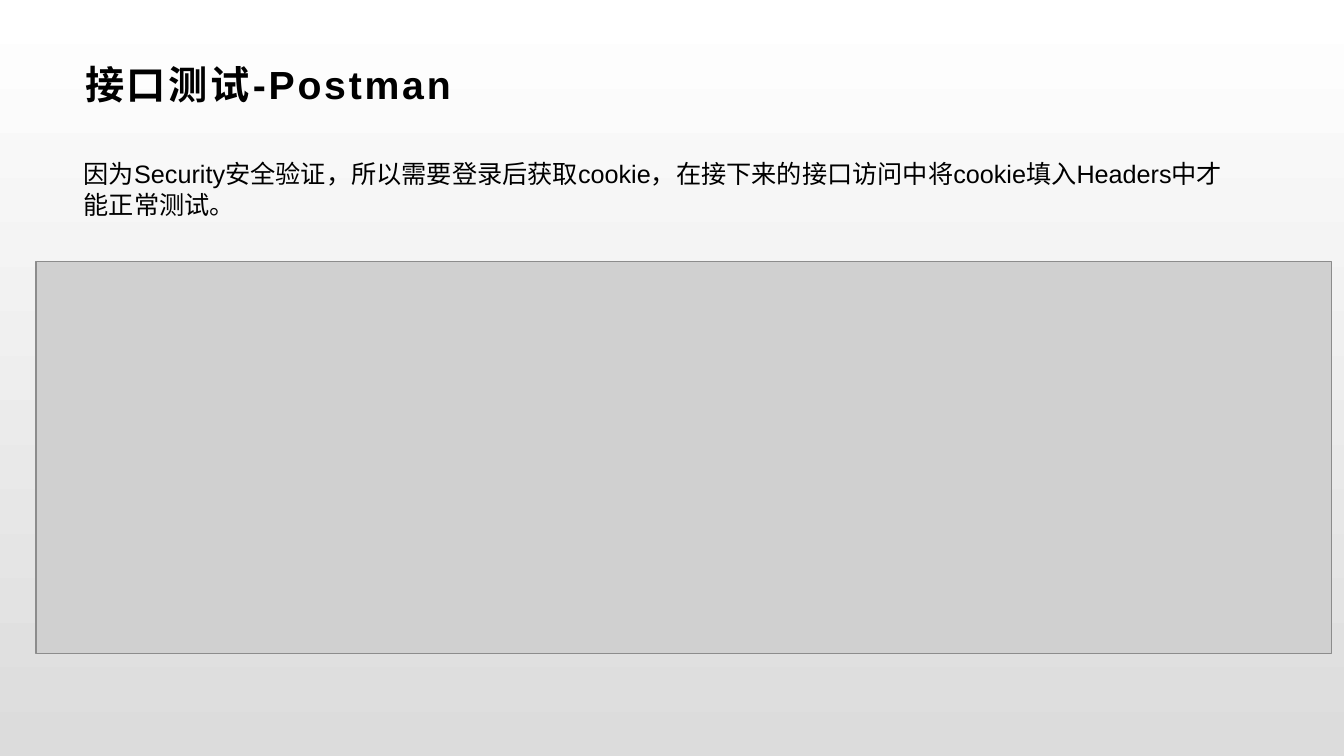
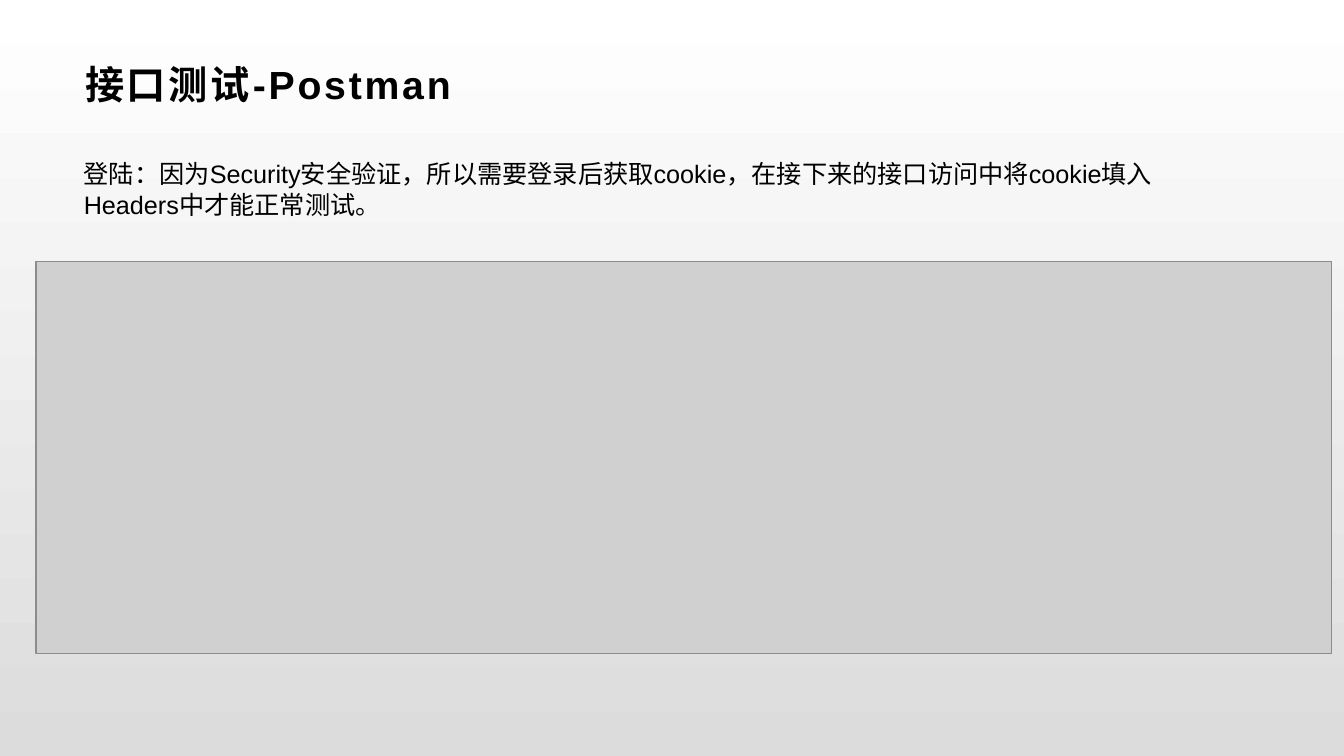
Before and after one commit to wangzh1998/MeetHere, a slide deck: slide 21 of Pre/Group-4-MeetHerePre.pptx (slide 13 before the commit). Drawn at 1344x756 pixels with LibreOffice and Linux fonts; fonts in the diff are those of the drawing; grey boxes stand for pictures. Boxes give left, top, right and bottom in pixels: in the first picture for what was removed or moved away, otherwise in the second. Text is boxed around its words. In the diff, an @@ line names an element or a change of style, - is before the commit and + after.

Commit message:
更新PPT-修改单元测试和集成测试展示内容

```diff
--- a/Pre/Group-4-MeetHerePre.pptx
+++ b/Pre/Group-4-MeetHerePre.pptx
@@ text at (84,161,1152,216): text changed @@
-因为Security安全验证，所以需要登录后获取cookie，在接下来的接口访问中将cookie填入Headers中才能正常测试。
+登陆：因为Security安全验证，所以需要登录后获取cookie，在接下来的接口访问中将cookie填入Headers中才能正常测试。
```
Also in this commit, not shown: 3 other slides changed, 11 slides added, 1 slide removed.
